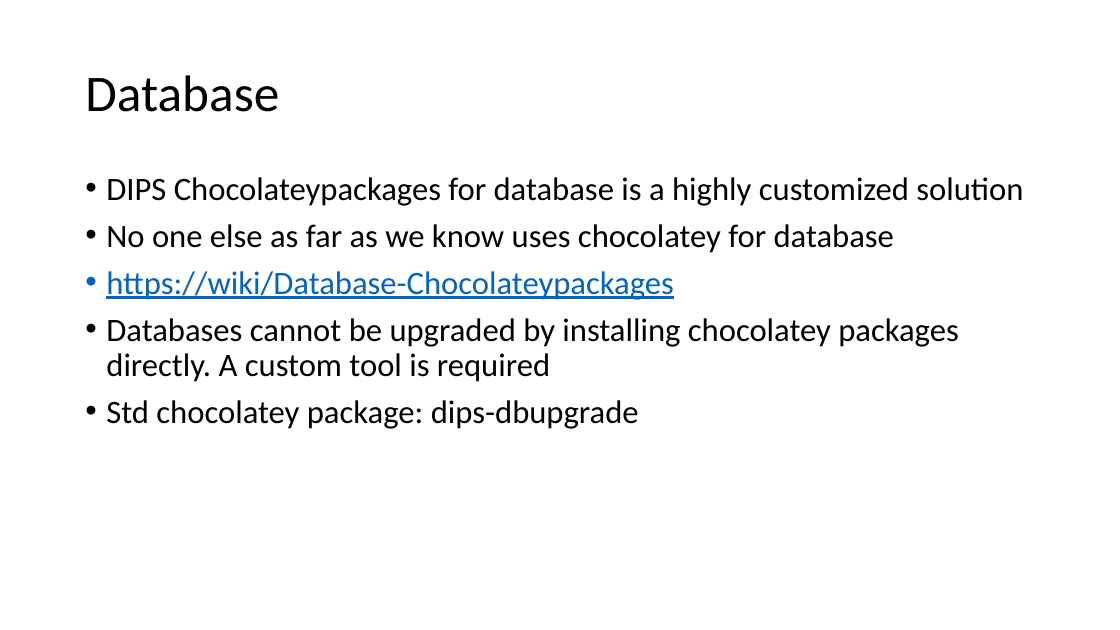
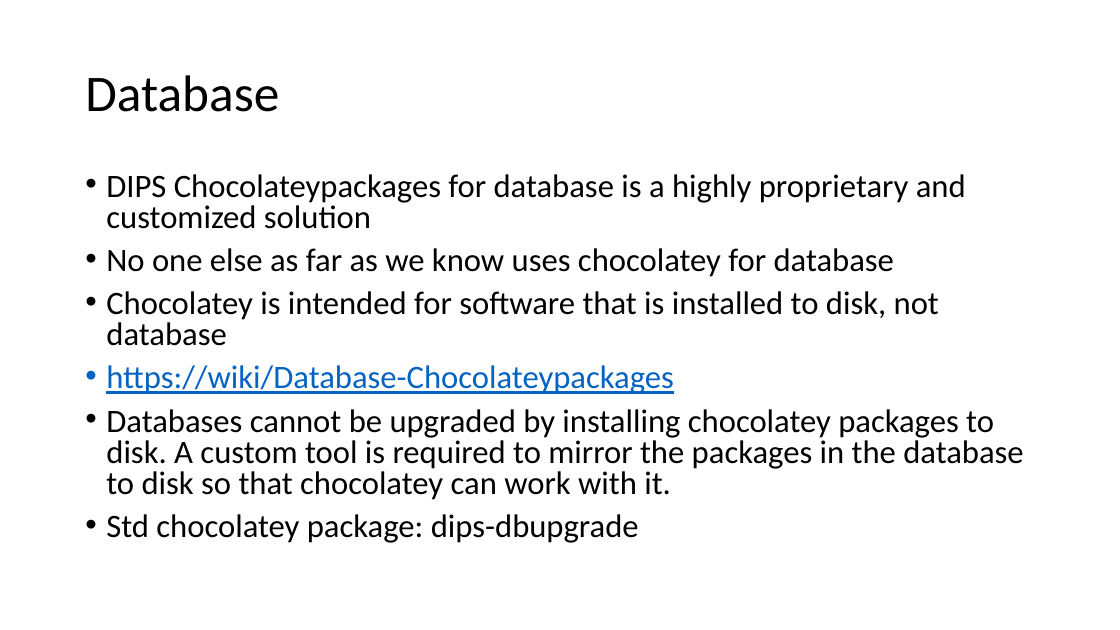
Before and after one commit to DIPSAS/InstallationTech, a slide deck: slide 44 of docs/InstallationCourse.pptx. Drawn at 1120x630 pixels with LibreOffice and Linux fonts; fonts in the diff are those of the drawing. Boxes give left, top, right and bottom in pixels: in the first picture for what was removed or moved away, otherwise in the second. Text is boxed around its words. In the diff, an @@ line names an element or a change of style, - is before the commit and + after.

Commit message:
Added slides about database

```diff
--- a/docs/InstallationCourse.pptx
+++ b/docs/InstallationCourse.pptx
@@ text at (x1=106, y1=174, x2=966, y2=229): text changed @@
-• DIPS Chocolateypackages for database is a highly customized solution
+• DIPS Chocolateypackages for database is a highly proprietary and customized solution
@@ text at (x1=106, y1=248, x2=894, y2=543): line spacing 0.9 to 0.8 @@
@@ text at (x1=106, y1=291, x2=939, y2=346): paragraph added @@
+• Chocolatey is intended for software that is installed to disk, not database
@@ text at (x1=106, y1=409, x2=1023, y2=500): text changed @@
-• Databases cannot be upgraded by installing chocolatey packages directly. A custom tool is required
+• Databases cannot be upgraded by installing chocolatey packages to disk. A custom tool is required to mirror the packages in the database to disk so that chocolatey can work with it.
```
Also in this commit, not shown: 5 other slides changed, 6 slides added.
